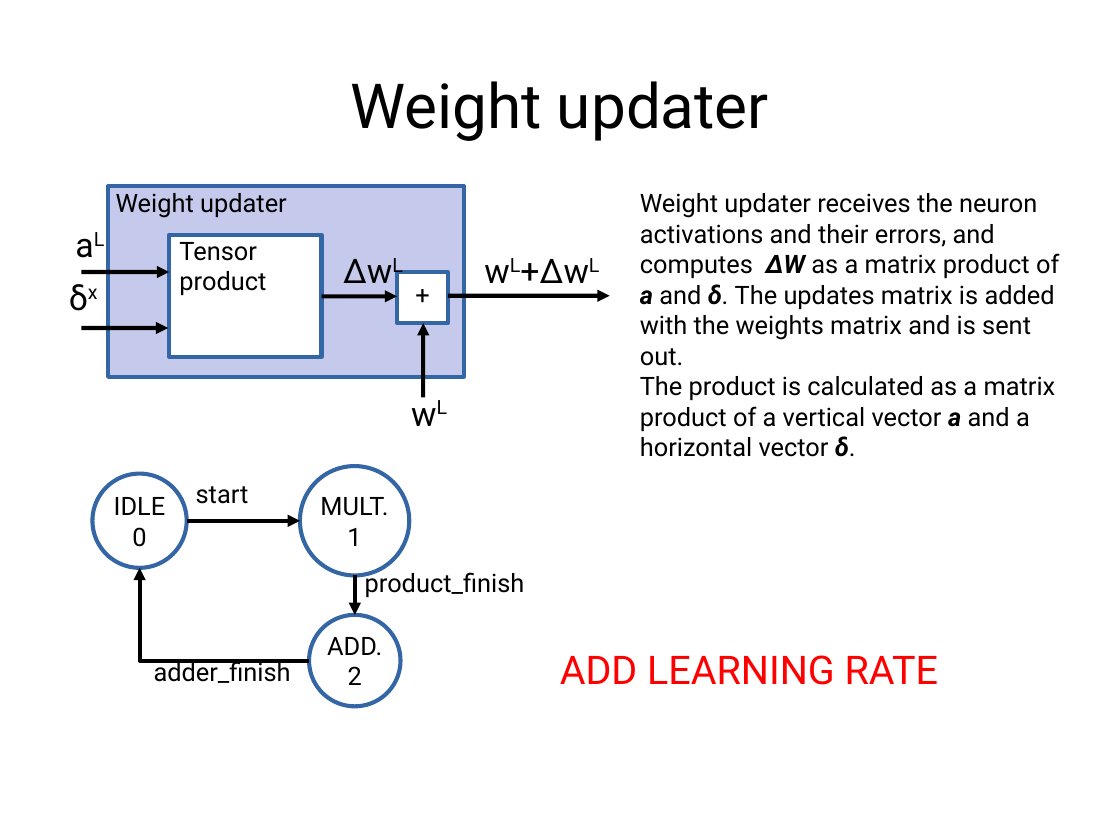
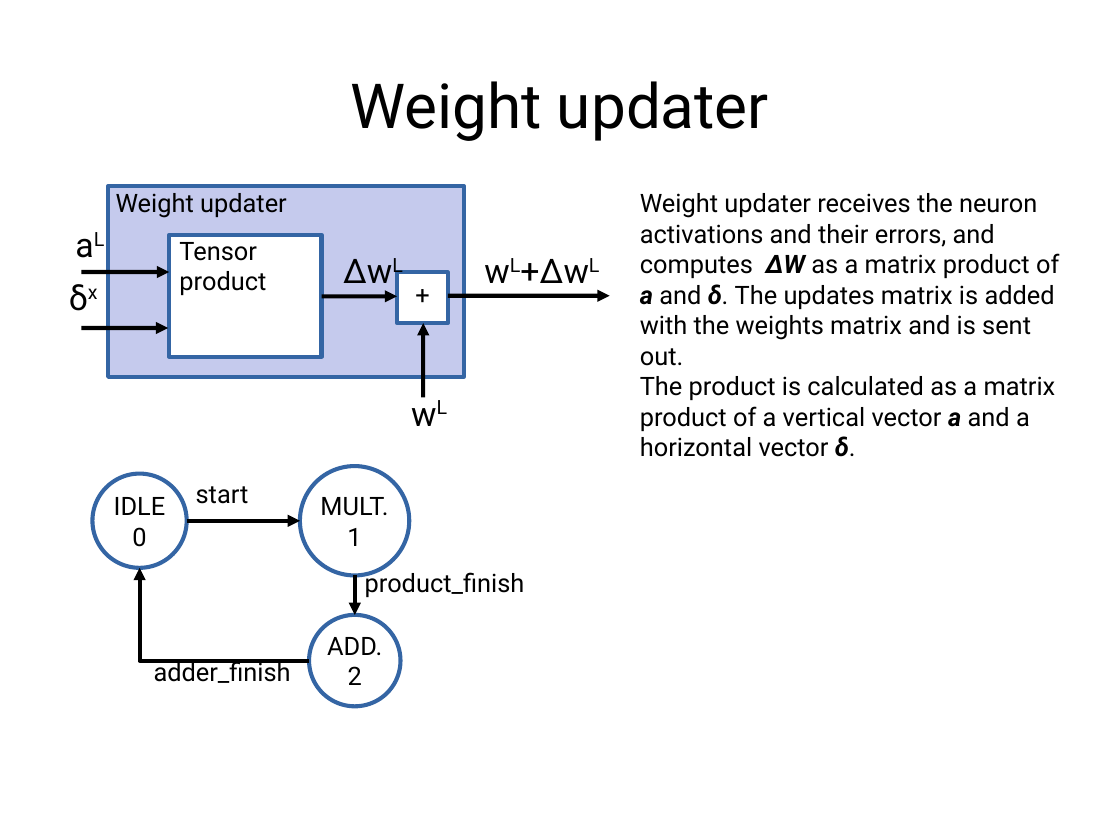
Before and after one commit to MihailoIsakov/layer_multiplex_nn, a slide deck: slide 16 of backpropagation/docs/doc.odp (slide 11 before the commit). Drawn at 1120x840 pixels with LibreOffice and Linux fonts; fonts in the diff are those of the drawing. Boxes give left, top, right and bottom in pixels: in the first picture for what was removed or moved away, otherwise in the second. Text is boxed around its words. In the diff, an @@ line names an element or a change of style, - is before the commit and + after.

```diff
--- a/backpropagation/docs/doc.odp
+++ b/backpropagation/docs/doc.odp
@@ text removed at (560,655,939,685) @@
-ADD LEARNING RATE
```
Also in this commit, not shown: 7 other slides changed, 5 slides added.
